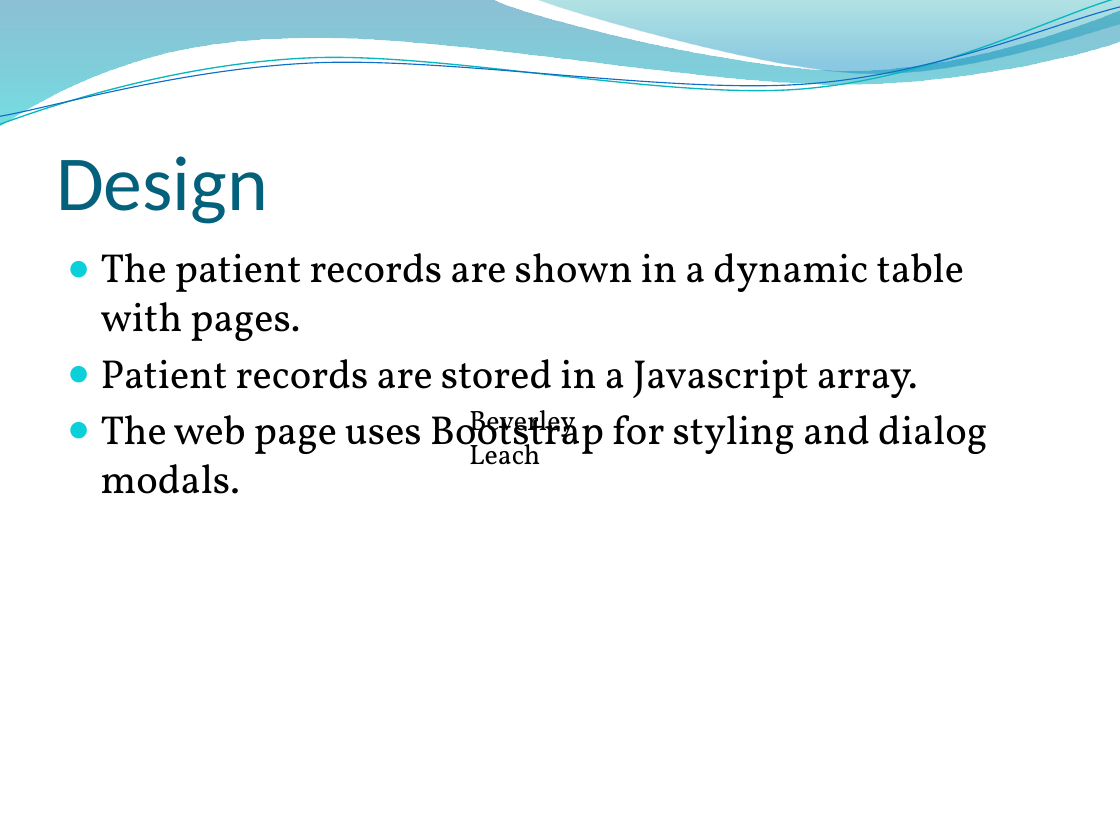
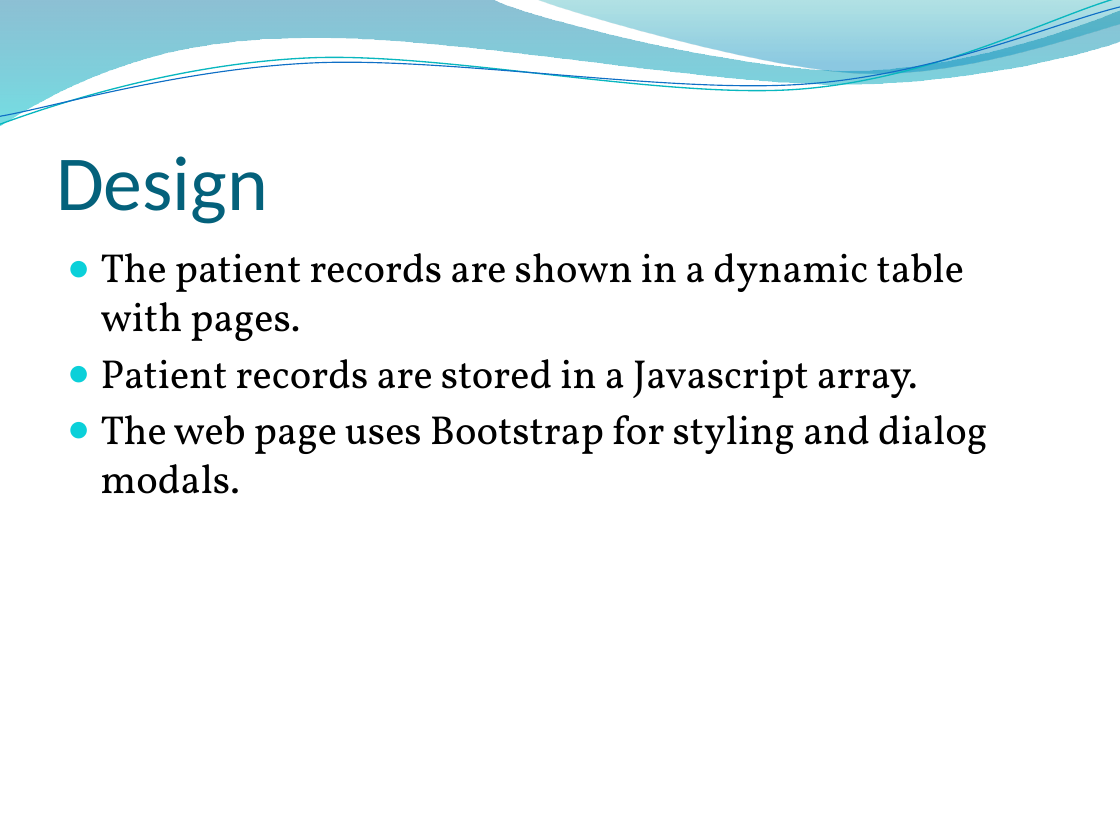
Before and after one commit to musa96/doctor-admin-bash, a slide deck: slide 3 of Doctor Database Dashboard.pptx. Drawn at 1120x840 pixels with LibreOffice and Linux fonts; fonts in the diff are those of the drawing; background and template pictures are left out. Boxes give left, top, right and bottom in pixels: in the first picture for what was removed or moved away, otherwise in the second. Text is boxed around its words. In the diff, an @@ line names an element or a change of style, - is before the commit and + after.

```diff
--- a/Doctor Database Dashboard.pptx
+++ b/Doctor Database Dashboard.pptx
@@ text removed at (x1=469, y1=410, x2=575, y2=465) @@
-Beverley Leach
```
Also in this commit, not shown: 1 other slide changed, 3 other files.
